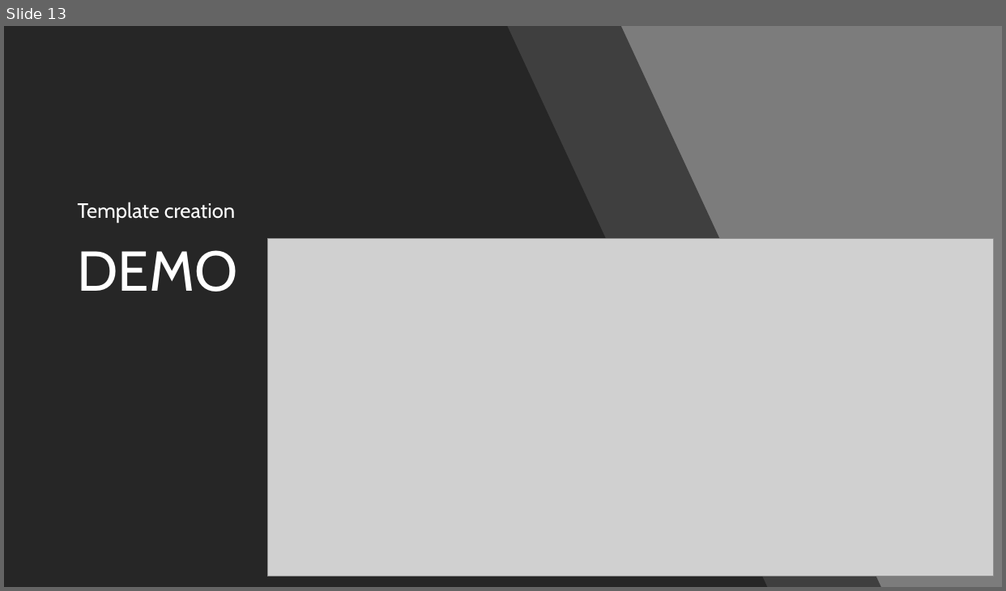
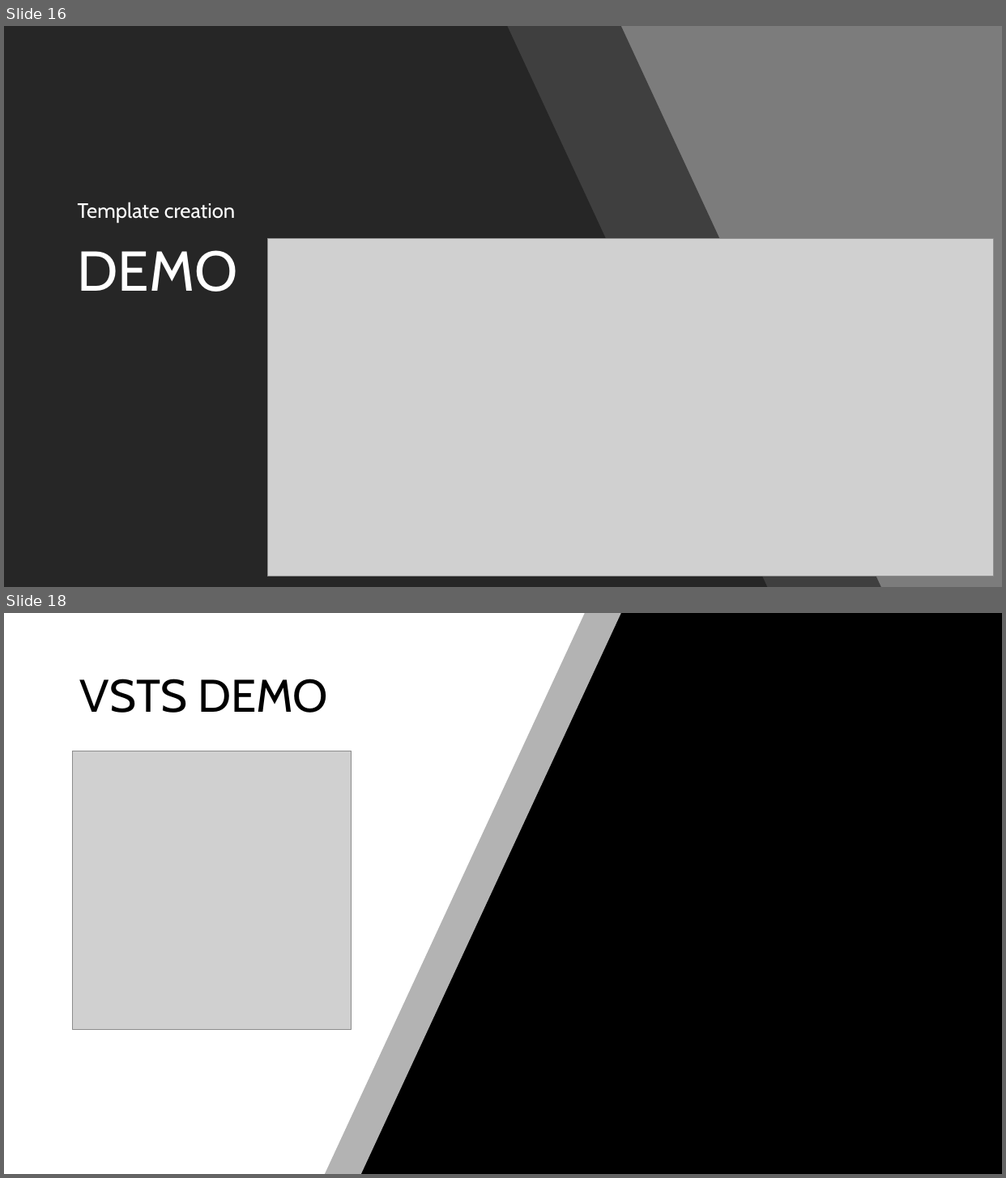
Before and after one commit to scottaddie/slide-decks, a slide deck: Tour de .NET Core CLI.pptx. Shown one above the other, each under a label of ours: slide 13 before the commit, slides 16 and 18 after it; the slides between them are not shown. The pictures are 1006x591 and 1006x1178 pixels, drawn with LibreOffice and Linux fonts; fonts in the diff are those of the drawing; grey boxes stand for pictures. Boxes give left, top, right and bottom in pixels: in the first picture for what was removed or moved away, otherwise in the second. Text is boxed around its words. In the diff, an @@ line names an element or a change of style, - is before the commit and + after.

Commit message:
Add sponsor and VSTS slides

```diff
--- a/Tour de .NET Core CLI.pptx
+++ b/Tour de .NET Core CLI.pptx
@@ slide 18 added at [4,613,1002,1174], background #000000 @@
@@ freeform shape added at [4,613,621,1174], fill #FFFFFF at 70% opacity @@
@@ freeform shape added at [4,613,585,1174], fill #FFFFFF @@
@@ title added at [80,679,328,713], 44 pt, text #000000 @@
+VSTS DEMO
@@ picture added at [73,752,351,1030] @@
@@ what was slide 13 is now slide 16 @@
```
Also in this commit, not shown: 1 slide changed, 3 other slides added.
